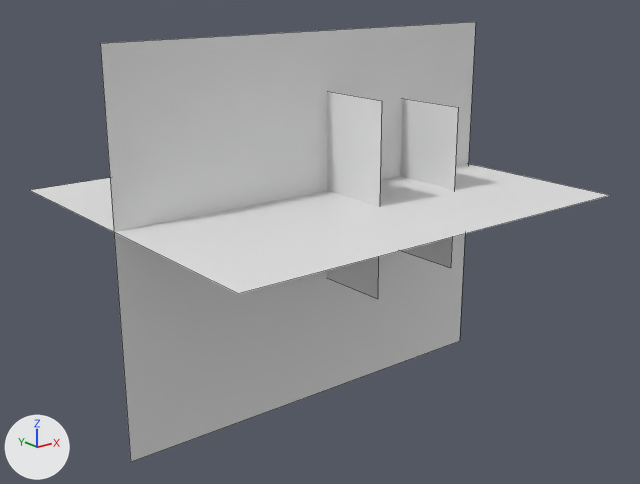
Before and after pictures for a commit that changed the Blender file dev/3d/engine_car.blend.
One viewpoint serves both versions: a 50 mm lens placed at (-4.99, -10.67, 3.95), pointed at (3.47, -0.09, -0.28). Arrows for +X, +Y and +Z are at lower left; the lights stay in place. Mesh edges are drawn as thin lines on the coarser meshes.

Before the edit, the objects in view are built like this:
```python
me_plane_001 = bpy.data.meshes.new('Plane.001')
me_plane_001.from_pydata([(6.96, 3.0, 0.0), (6.96, -3.0, 0.0), (0.0, -3.0, 0.0), (0.0, 3.0, 0.0)], [], [(0, 3, 2, 1)])
me_plane_001.materials.append(mat_engine_car_top_png)  # its picture is missing
me_plane_002 = bpy.data.meshes.new('Plane.002')
me_plane_002.from_pydata([(0.0, 1.24, 1.32), (0.0, -1.24, 1.32), (0.0, -1.24, -1.32), (0.0, 1.24, -1.32)], [], [(0, 3, 2, 1)])
me_plane_002.materials.append(mat_engine_car_frontbb_pn)  # its picture is missing
me_plane_003 = bpy.data.meshes.new('Plane.003')
me_plane_003.from_pydata([(0.0, 1.24, 1.53), (0.0, -1.24, 1.53), (0.0, -1.24, -1.53), (0.0, 1.24, -1.53)], [], [(0, 3, 2, 1)])
me_plane_003.materials.append(mat_engine_car_frontaa_pn)  # its picture is missing
ob_cutaa_view = bpy.data.objects.new('cutAA_view', me_plane_003)
ob_cutaa_view.location = (3.69, 0.0, 0.56)
ob_cutbb_view = bpy.data.objects.new('cutBB_view', me_plane_002)
ob_cutbb_view.location = (5.3, 0.0, 0.51)
ob_top_view = bpy.data.objects.new('top_view', me_plane_001)
ob_top_view.location = (0.0, 0.0, 0.51)
# also in view: 'side_view' at (3.5, 0.0, 0.0)
```
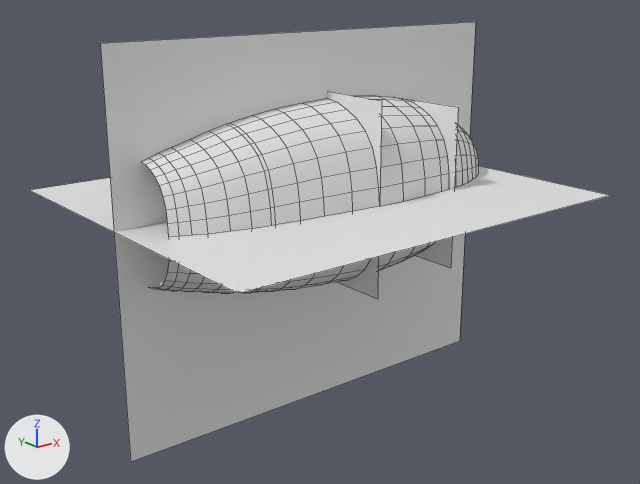
Boxes (x1, y1, x2, y2) around the edits, measured in the pictures (640 x 484 px):
'cover', added: after (142, 96, 479, 293)
'cutAA_view', unchanged, covered by the edit: (327, 91, 382, 299) in both
'cutBB_view', unchanged, covered by the edit: before (401, 98, 458, 268); after (403, 98, 458, 268)

What changed in the scene script:
```text
Add mat_doped_fabric:
    mat_doped_fabric = diffuse_material('Doped_fabric')
    mat_doped_fabric.base_color = (0.8, 0.8, 0.8)  # white #e7e7e7
Add me_tube:
    me_tube.from_pydata(...)  # 443 vertices, 416 faces; spans x 0.46..6.82, y -1.24..0.0, z -0.96..1.97
    me_tube.polygons.foreach_set('use_smooth', [True] * 416)
    me_tube.materials.append(mat_doped_fabric)  # white #e7e7e7
Add ob_cover:
    ob_cover = bpy.data.objects.new('cover', me_tube)
    ob_cover.location = (0.0, 0.0, 0.0)
    _m = ob_cover.modifiers.new('Mirror', 'MIRROR')
    _m.use_axis = (False, True, False)
```
